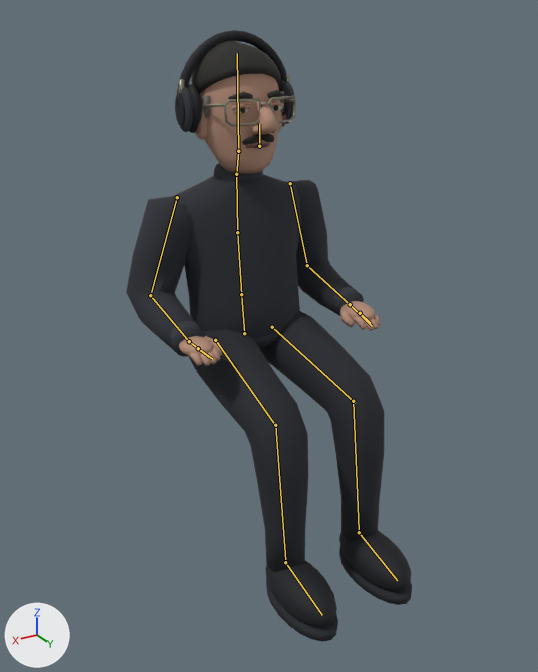
What one commit did to the Blender file Tools/modelgen/source/vern.blend.
Both versions are drawn from a 50 mm lens placed at (1.081, 1.957, 1.585), pointed at (0.065, 0.263, 0.738). Lighting does not change. The marker at lower left points along +X, +Y and +Z. The older version comes first. Both versions are drawn at frame 37 of the action 'talking_default'; the numbers are the values there. The bones that change, and the others that lie on the model, are drawn over the model as lines.

Names of what the first picture shows: 'VernMesh'.
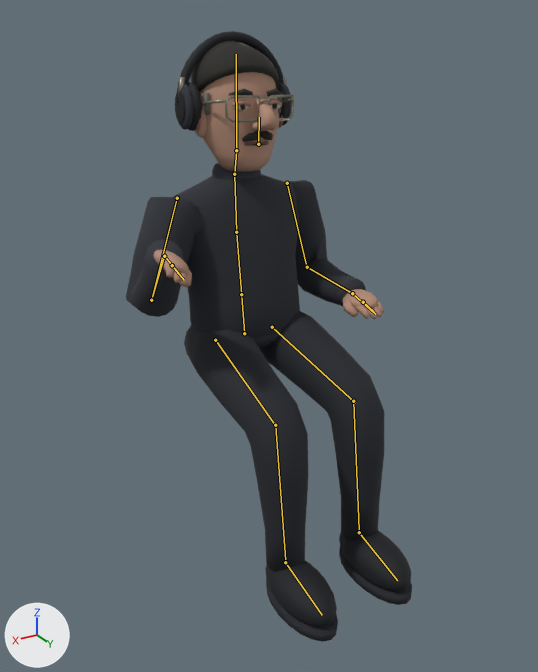
The change, as a list of edits to the scene's bpy script:
```text
Change bone_spine:
    where bone_spine = bpy.data.objects['VernRig'].pose.bones['spine']  # child of 'pelvis'
    bone_spine.rotation_quaternion: (1.0, -0.008, 0.0, 0.0) -> (1.0, 0.009, 0.0, 0.0)  # degrees (-1, 0, 0) -> degrees (1, 0, 0)
Change bone_chest:
    where bone_chest = bpy.data.objects['VernRig'].pose.bones['chest']  # child of 'spine'
    bone_chest.rotation_quaternion: (0.999, -0.05, 0.0, 0.0) -> (0.999, -0.05, 0.021, -0.001)  # degrees (-6, 0, 0) -> degrees (-6, 2, 0)
Change bone_head:
    where bone_head = bpy.data.objects['VernRig'].pose.bones['head']  # child of 'neck'
    bone_head.rotation_quaternion: (0.994, 0.105, 0.0, 0.0) -> (0.994, 0.111, -0.002, 0.019)  # degrees (12, 0, 0) -> degrees (13, 0, 2)
Change bone_upper_arm_l:
    where bone_upper_arm_l = bpy.data.objects['VernRig'].pose.bones['upper_arm.L']  # child of 'chest'
    bone_upper_arm_l.rotation_quaternion: (0.98, -0.162, 0.0, 0.119) -> (0.986, 0.021, 0.029, 0.16)  # degrees (-19, 2, 13) -> degrees (3, 3, 18)
Change bone_forearm_l:
    where bone_forearm_l = bpy.data.objects['VernRig'].pose.bones['forearm.L']  # child of 'upper_arm.L'
    bone_forearm_l.rotation_quaternion: (0.737, 0.578, -0.132, 0.326) -> (0.542, 0.782, 0.098, 0.291)  # degrees (69, -35, 23) -> degrees (105, -20, 30)
Change bone_hand_l:
    where bone_hand_l = bpy.data.objects['VernRig'].pose.bones['hand.L']  # child of 'forearm.L'
    bone_hand_l.rotation_quaternion: (0.994, 0.102, 0.03, 0.02) -> (0.844, -0.456, -0.259, 0.113)  # degrees (12, 3, 3) -> degrees (-61, -20, 27)
Change bone_upper_arm_r:
    where bone_upper_arm_r = bpy.data.objects['VernRig'].pose.bones['upper_arm.R']  # child of 'chest'
    bone_upper_arm_r.rotation_quaternion: (0.98, -0.162, 0.0, -0.119) -> (0.98, -0.143, -0.006, -0.139)  # degrees (-19, -2, -13) -> degrees (-16, -3, -16)
Change bone_forearm_r:
    where bone_forearm_r = bpy.data.objects['VernRig'].pose.bones['forearm.R']  # child of 'upper_arm.R'
    bone_forearm_r.rotation_quaternion: (0.737, 0.578, 0.132, -0.326) -> (0.709, 0.605, 0.126, -0.339)  # degrees (69, 35, -23) -> degrees (73, 36, -24)
Change bone_hand_r:
    where bone_hand_r = bpy.data.objects['VernRig'].pose.bones['hand.R']  # child of 'forearm.R'
    bone_hand_r.rotation_quaternion: (0.999, 0.022, -0.028, -0.022) -> (0.998, -0.065, 0.024, -0.009)  # degrees (3, -3, -3) -> degrees (-7, 3, -1)
```

Pixel boxes (x1, y1, x2, y2) of what changed, in the pictures (538 x 672 px):
'VernMesh', posed
    before: (126, 30, 412, 642)
    after: (126, 31, 412, 642)
bone 'spine', root to tip
    before: (241, 294) to (237, 232)
    after: (241, 294) to (236, 232)
bone 'chest', root to tip
    before: (237, 232) to (236, 174)
    after: (236, 232) to (234, 174)
bone 'head', root to tip
    before: (238, 151) to (237, 53)
    after: (236, 150) to (236, 54)
bone 'upper_arm.L', root to tip
    before: (177, 197) to (151, 292)
    after: (177, 198) to (152, 296)
bone 'forearm.L', root to tip
    before: (150, 295) to (189, 342)
    after: (151, 300) to (164, 255)
bone 'hand.L', root to tip
    before: (189, 341) to (212, 359)
    after: (164, 256) to (184, 280)
bone 'upper_arm.R', root to tip
    before: (290, 183) to (306, 262)
    after: (287, 183) to (306, 264)
bone 'forearm.R', root to tip
    before: (307, 265) to (351, 305)
    after: (307, 267) to (353, 294)
bone 'hand.R', root to tip
    before: (350, 304) to (372, 326)
    after: (352, 293) to (375, 314)
